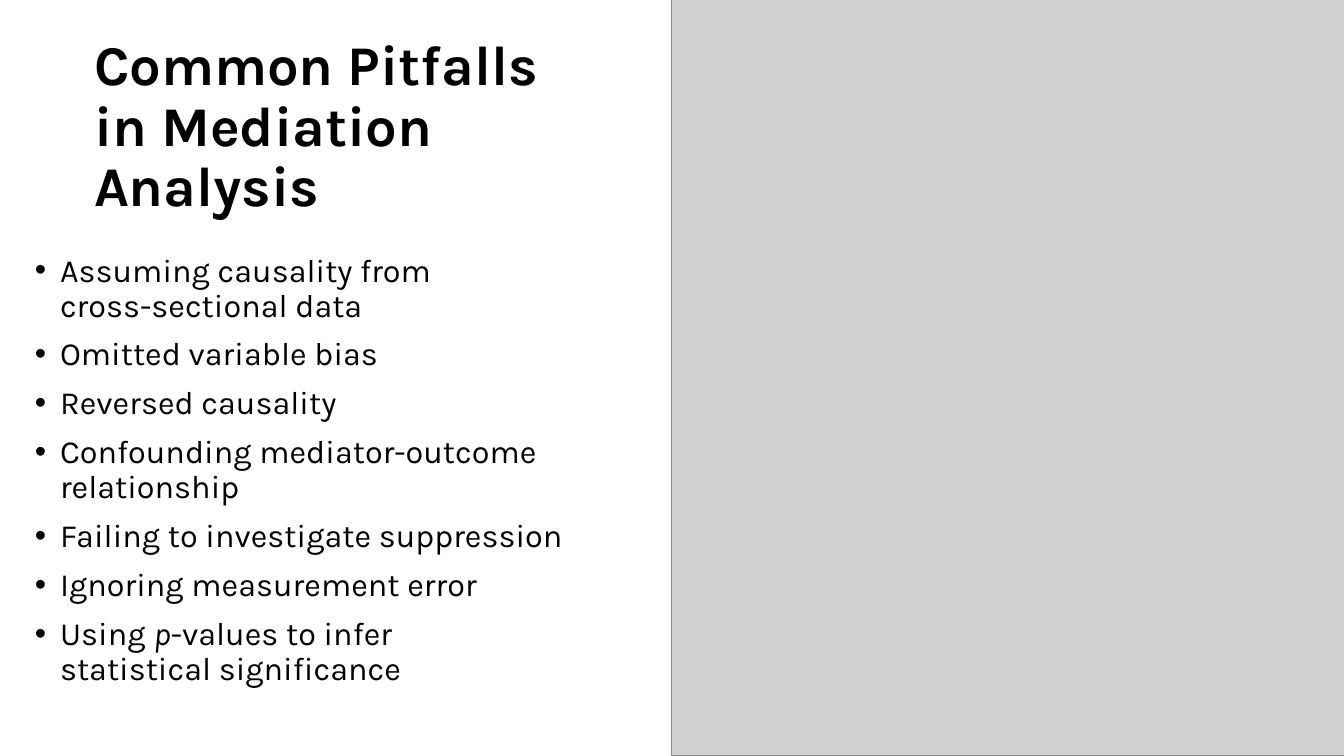
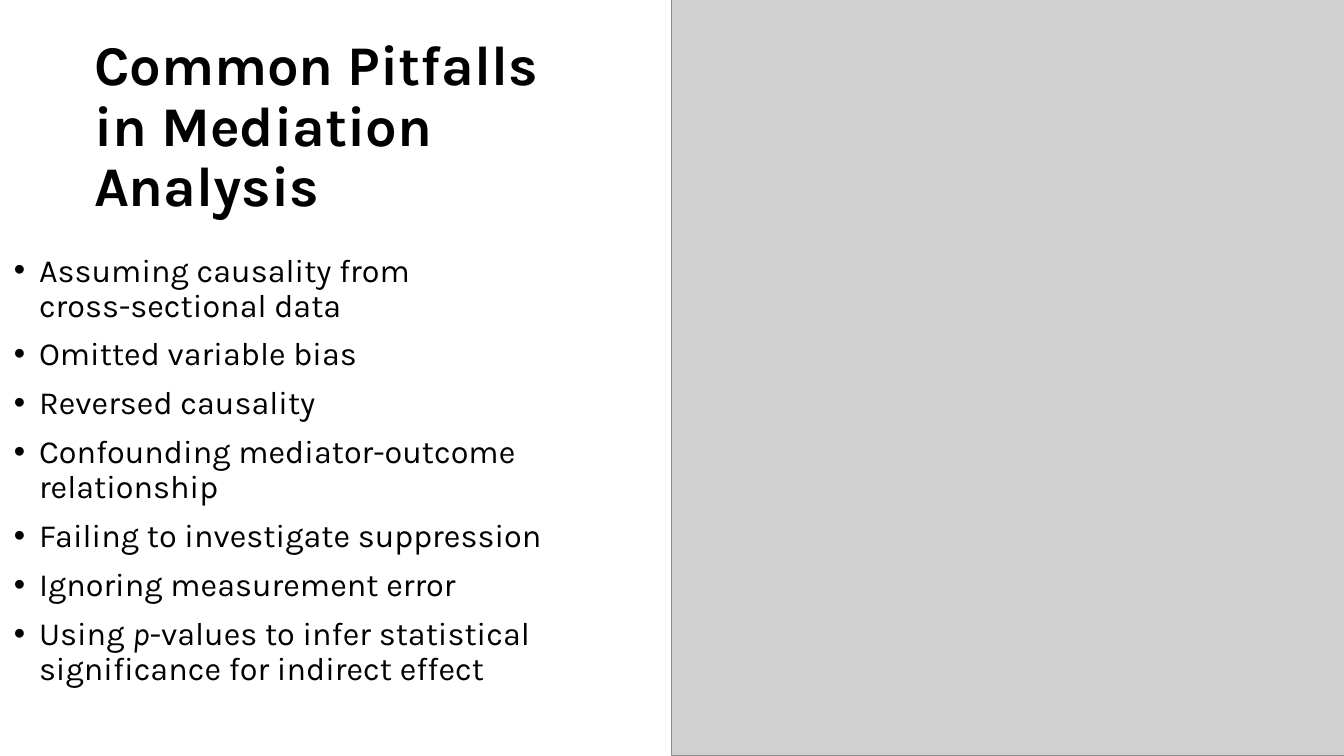
Before and after one commit to EwokOzwok/Data-Analysis-II---CBHPAR-Seminar, a slide deck: slide 18 of Data Analysis II - Mediation and Moderation.pptx. Drawn at 1344x756 pixels with LibreOffice and Linux fonts; fonts in the diff are those of the drawing; grey boxes stand for pictures. Boxes give left, top, right and bottom in pixels: in the first picture for what was removed or moved away, otherwise in the second. Text is boxed around its words. In the diff, an @@ line names an element or a change of style, - is before the commit and + after.

```diff
--- a/Data Analysis II - Mediation and Moderation.pptx
+++ b/Data Analysis II - Mediation and Moderation.pptx
@@ text "Assuming causality from cross-sectional data": place and size @@
-text "Assuming causality from cross-sectional data" at (60, 259, 563, 688)
+text "Assuming causality from cross-sectional data" at (39, 259, 542, 688)
@@ text at (39, 622, 530, 688): text changed @@
-• Using p-values to infer
-  statistical significance
+• Using p-values to infer statistical significance for indirect effect
```
Also in this commit, not shown: 1 other slide changed, 2 other files.
